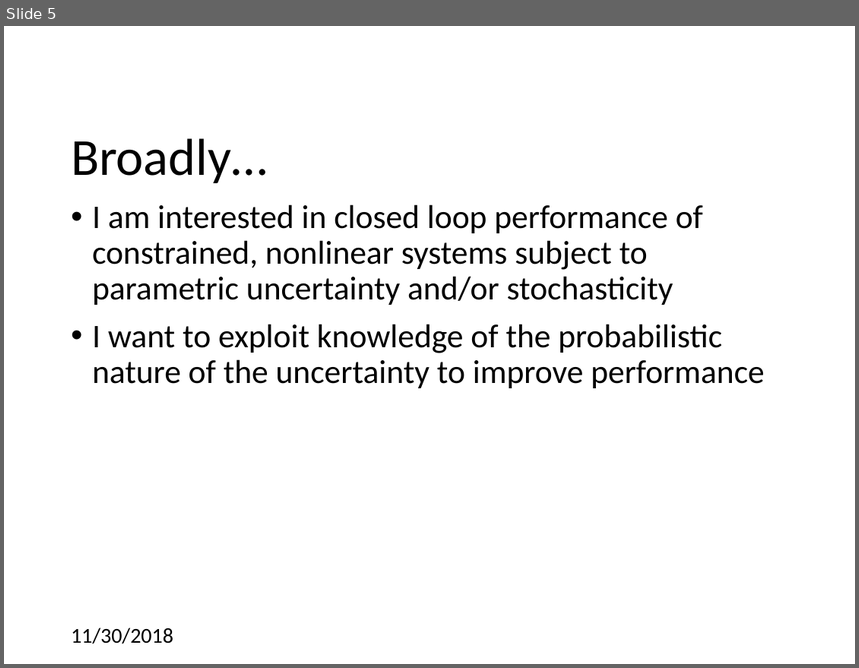
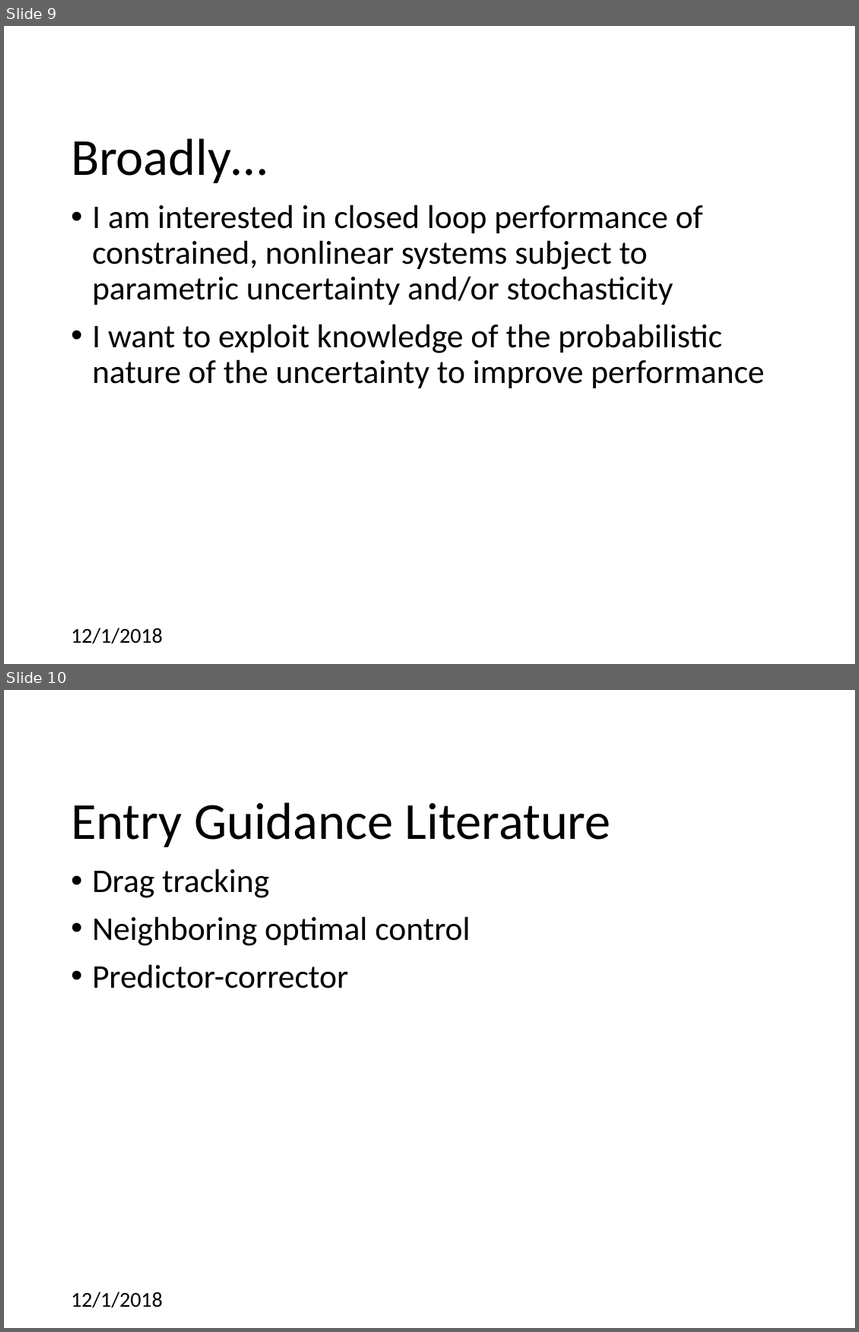
Before and after one commit to CDNoyes/EDL-Py, a slide deck: Documents/Qual Exam.pptx. Shown one above the other, each under a label of ours: slide 5 before the commit, slides 9 and 10 after it. The pictures are 859x668 and 859x1332 pixels, drawn with LibreOffice and Linux fonts; fonts in the diff are those of the drawing; background and template pictures are left out. Boxes give left, top, right and bottom in pixels: in the first picture for what was removed or moved away, otherwise in the second. Text is boxed around its words. In the diff, an @@ line names an element or a change of style, - is before the commit and + after.

```diff
--- a/Documents/Qual Exam.pptx
+++ b/Documents/Qual Exam.pptx
@@ slide 10 added at [4,690,855,1328], background #FFFFFF @@
@@ title added at [71,802,611,847], 44 pt, text #000000 @@
+Entry Guidance Literature
@@ text added at [92,869,470,989], 28 pt, text #000000 @@
+• Drag tracking
+• Neighboring optimal control
+• Predictor-corrector
@@ text added at [71,1292,163,1309], 18 pt, text #000000 @@
+12/1/2018
@@ what was slide 5 is now slide 9 @@
@@ slide 9 changed as well @@
@@ text at [71,628,163,645]: text changed @@
-11/30/2018
+12/1/2018
```
Also in this commit, not shown: 32 other slides changed, 6 other slides added, 1 other file.
